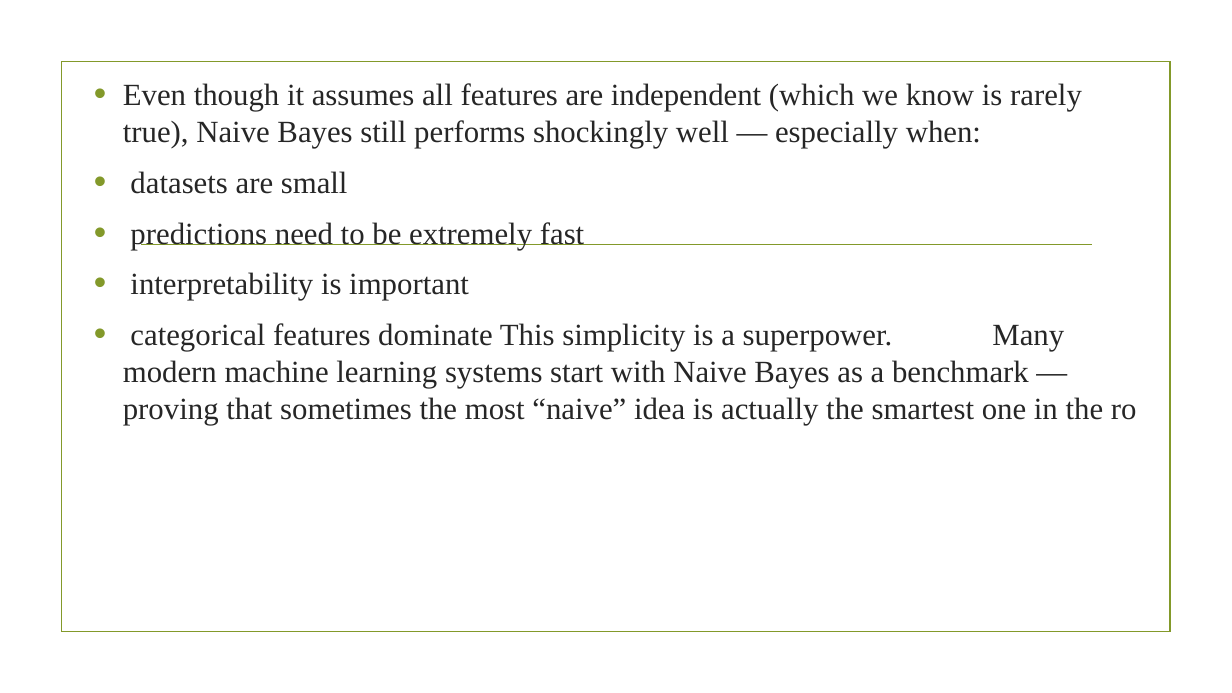
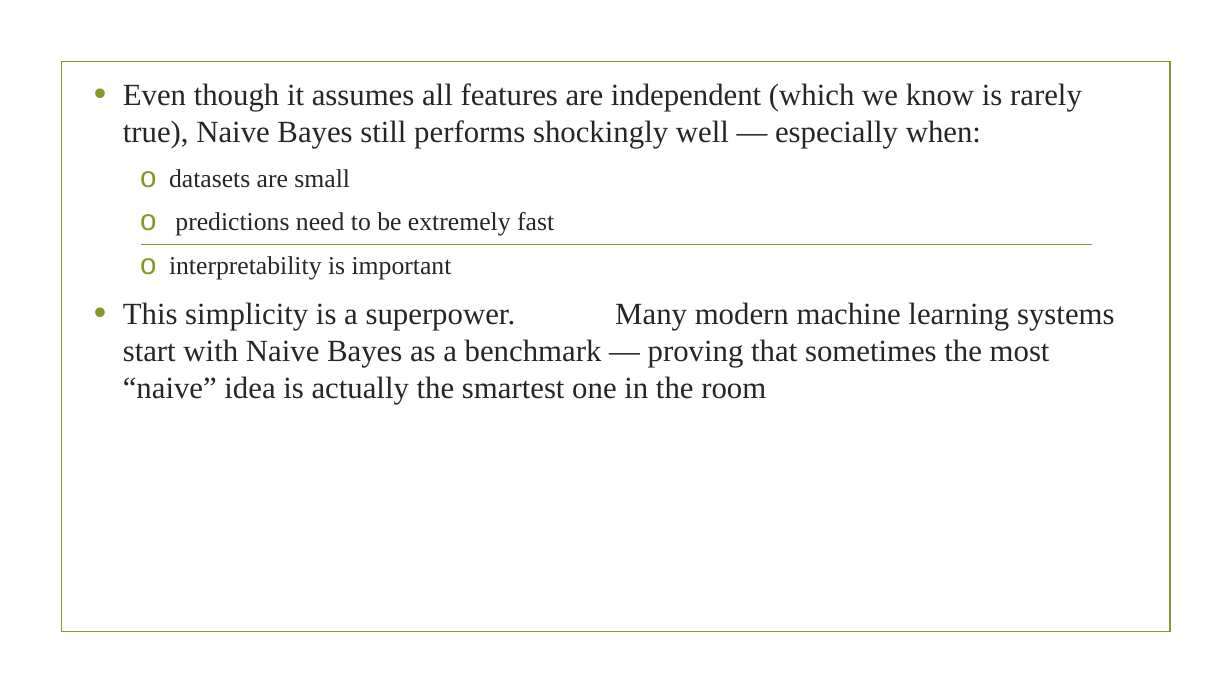
Before and after one commit to Group3-NaiveBayes/Group-3-Naive-Bayes, a slide deck: slide 9 of Group3_NaiveBayes_Presentation.pptx. Drawn at 1232x693 pixels with LibreOffice and Linux fonts; fonts in the diff are those of the drawing; background and template pictures are left out. Boxes give left, top, right and bottom in pixels: in the first picture for what was removed or moved away, otherwise in the second. Text is boxed around its words. In the diff, an @@ line names an element or a change of style, - is before the commit and + after.

```diff
--- a/Group3_NaiveBayes_Presentation.pptx
+++ b/Group3_NaiveBayes_Presentation.pptx
@@ text at <box>169,169,554,280</box>: size 24 to 20 pt in "datasets are small", "predictions need to be extremely fast", "interpretability is important"; bullet • to o; list level 1 to 2 in "datasets are small"; list level 1 to 2 in "predictions need to be extremely ..."; list level 1 to 2 in "interpretability is important" @@
@@ text at <box>123,302,1115,404</box>: text changed @@
-• categorical features dominate This simplicity is a superpower. Many modern machine learning systems start with Naive Bayes as a benchmark — proving that sometimes the most “naive” idea is actually the smartest one in the ro
+• This simplicity is a superpower. Many modern machine learning systems start with Naive Bayes as a benchmark — proving that sometimes the most “naive” idea is actually the smartest one in the room
```
